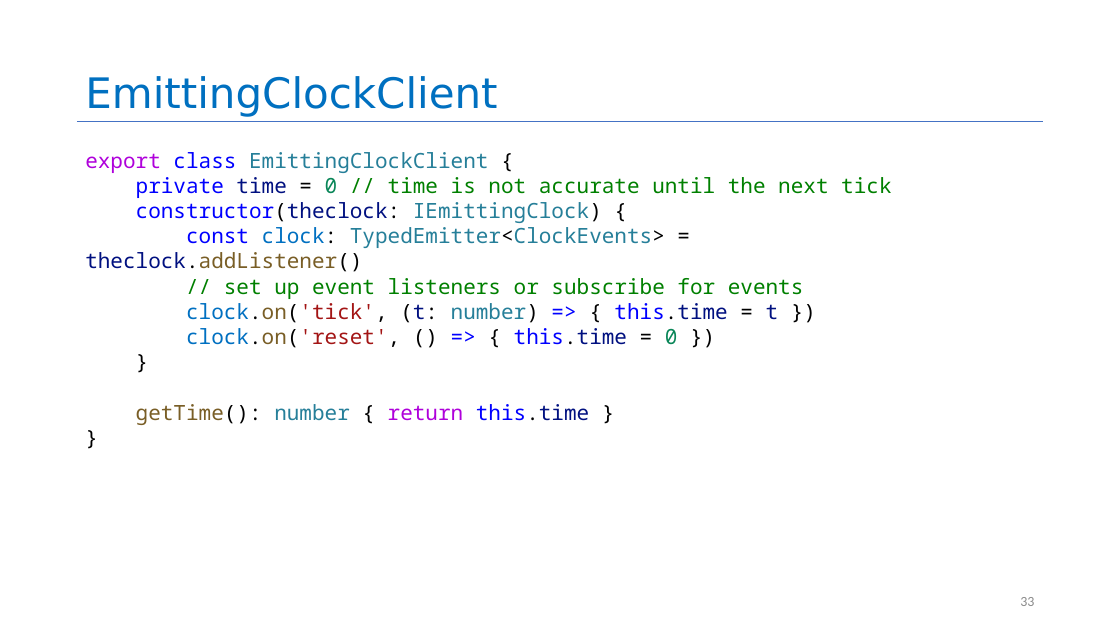
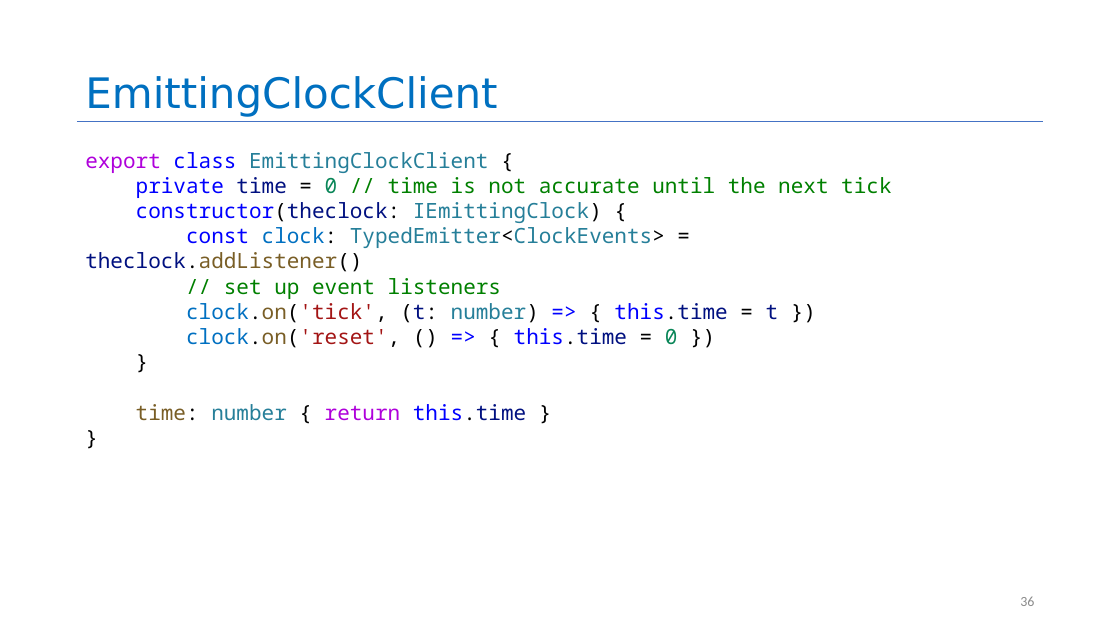
Before and after one commit to neu-se/CS4530-Spring-2025, a slide deck: slide 36 of Slides/Module 05 Interaction-Level Design Patterns.pptx (slide 33 before the commit). Drawn at 1120x630 pixels with LibreOffice and Linux fonts; fonts in the diff are those of the drawing. Boxes give left, top, right and bottom in pixels: in the first picture for what was removed or moved away, otherwise in the second. Text is boxed around its words. In the diff, an @@ line names an element or a change of style, - is before the commit and + after.

```diff
--- a/Slides/Module 05 Interaction-Level Design Patterns.pptx
+++ b/Slides/Module 05 Interaction-Level Design Patterns.pptx
@@ text at box(224, 278, 501, 299): text changed @@
-// set up event listeners or subscribe for events
+// set up event listeners
@@ text at box(136, 404, 526, 421): text changed; text colour #795E26 to #267F99 @@
-getTime(): number { return this.time }
+time: number { return this.time }
@@ page number at box(1020, 597, 1034, 606): text changed @@
-33
+36
```
Also in this commit, not shown: 20 other slides changed, 2 slides added, 3 slides removed, 1 other file.
